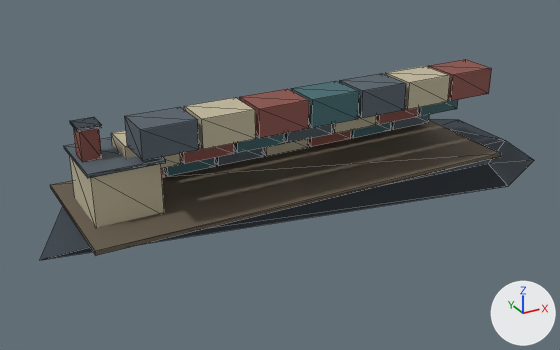
Renders of the glTF model models/ships/horizon_container_ship_narrows.glb from each side of a commit.
Before and after are seen from a 50 mm lens placed at (-19.18, -31.68, 17.42), pointed at (-1.71, 0.08, 1.54). Arrows for +X, +Y and +Z are at lower right; the lights stay in place. The first picture is the older version. Mesh edges are drawn as thin lines. Where no turn or scale is listed for an object, it has been applied to the vertices. Vertices at exactly the same position are counted once.

Objects in the first picture: 'Container_ship_deck.003', 'Container_ship_hull.003', 'Hero_container.077', 'Hero_container.078', 'Hero_container.079', 'Hero_container.080', 'Hero_container.081', 'Hero_container.082', 'Hero_container.083', 'Ship_bridge.003', 'Ship_bridge_roof.003', 'Ship_funnel.003' and 14 more.
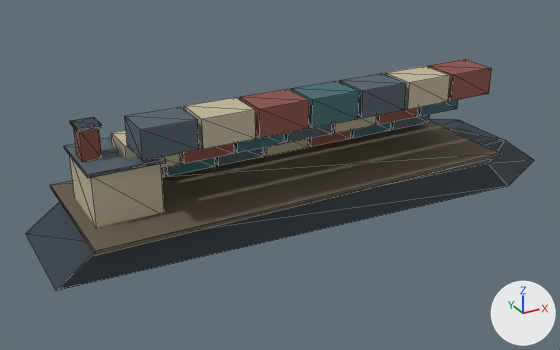
Boxes (x1, y1, x2, y2) around the edits, measured in the pictures (560 x 350 px; the box of a moved part takes in the faces that stretch with it):
```json
{"object": "Container_ship_hull.003", "change": "reshaped", "before": [40, 119, 534, 260], "after": [26, 119, 534, 291], "on screen": "22% taller"}
{"part": 1, "of": "me_container_ship_hull_mesh_008", "change": "moved or reshaped", "before": [40, 187, 500, 260], "after": [26, 187, 502, 291]}
```

The change, as JSON lines over the scene's bpy script:
```json
{"block": "me_container_ship_hull_mesh_008", "where": "# used by ob_container_ship_hull_003; location = (0.0, 0.0, 0.0)"}
{"block": "me_container_ship_hull_mesh_008", "where": "# verts and faces of me_container_ship_hull_mesh_008; kept vertices keep their numbers, new ones are numbered from 13"}
{"block": "me_container_ship_hull_mesh_008", "where": "# before: 0 (-14.0, 0.0, 0.0) at pixel (39, 260), 1 (10.1, 4.1, 0.0), 3 (14.0, -2.1, 0.0) at pixel (534, 160), 4 (10.1, -4.1, 0.0) at pixel (508, 186), 5 (-11.8, 2.9, 1.6)"}
{"block": "me_container_ship_hull_mesh_008", "where": "# before: 6 (8.4, 4.1, 1.6), 10 (-11.8, -2.9, 1.6)"}
{"op": "remove", "block": "me_container_ship_hull_mesh_008", "code": "me_container_ship_hull_mesh_008.from_pydata(...)  # 13 vertices, 22 faces; spans x -14.0..14.0, y -4.1..4.1, z 0.0..1.6"}
{"op": "add", "block": "me_container_ship_hull_mesh_008", "code": "me_container_ship_hull_mesh_008.from_pydata(...)  # 14 vertices, 24 faces; spans x -14.0..14.0, y -4.1..4.1, z 0.0..1.6"}
{"block": "me_container_ship_hull_mesh_008", "change": "me_container_ship_hull_mesh_008 part 1"}
{"op": "add", "block": "me_container_ship_hull_mesh_008", "code": "delete_vertices([0])  # with the faces that use them"}
{"op": "add", "block": "me_container_ship_hull_mesh_008", "code": "delete_faces([(1, 3, 4)])"}
{"op": "add", "block": "me_container_ship_hull_mesh_008", "code": "verts[13] = (-14.0, 2.9, 0.0)  # pixel (25, 233)"}
{"op": "add", "block": "me_container_ship_hull_mesh_008", "code": "verts[14] = (-14.0, -2.9, 0.0)  # pixel (55, 290)"}
{"op": "add", "block": "me_container_ship_hull_mesh_008", "code": "faces += [(5, 6, 13), (1, 13, 6), (4, 10, 14), (10, 13, 14), (5, 13, 10), (1, 14, 13)]"}
{"op": "add", "block": "me_container_ship_hull_mesh_008", "code": "faces += [(3, 4, 14), (1, 3, 14)]"}
```
